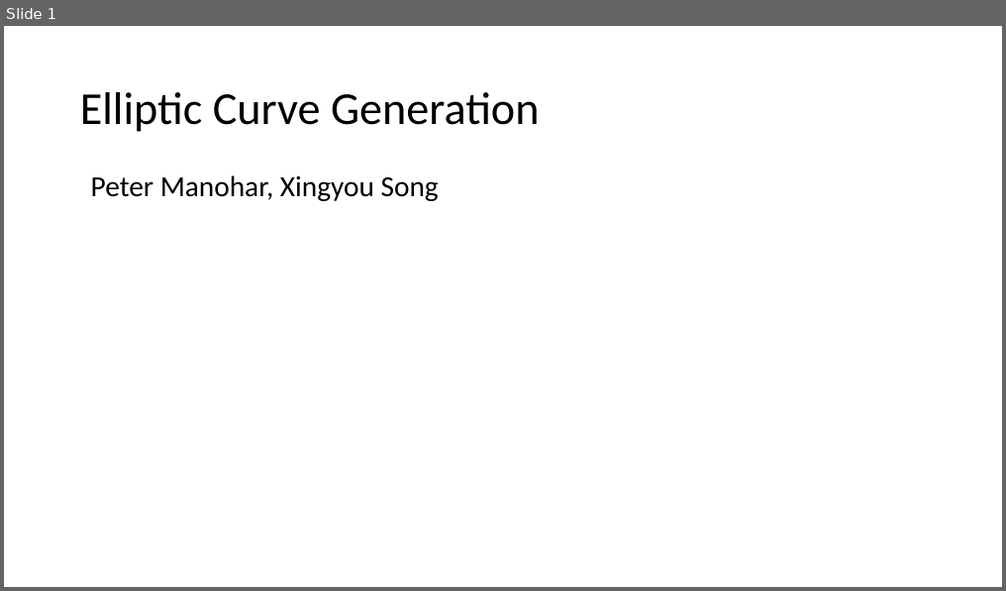
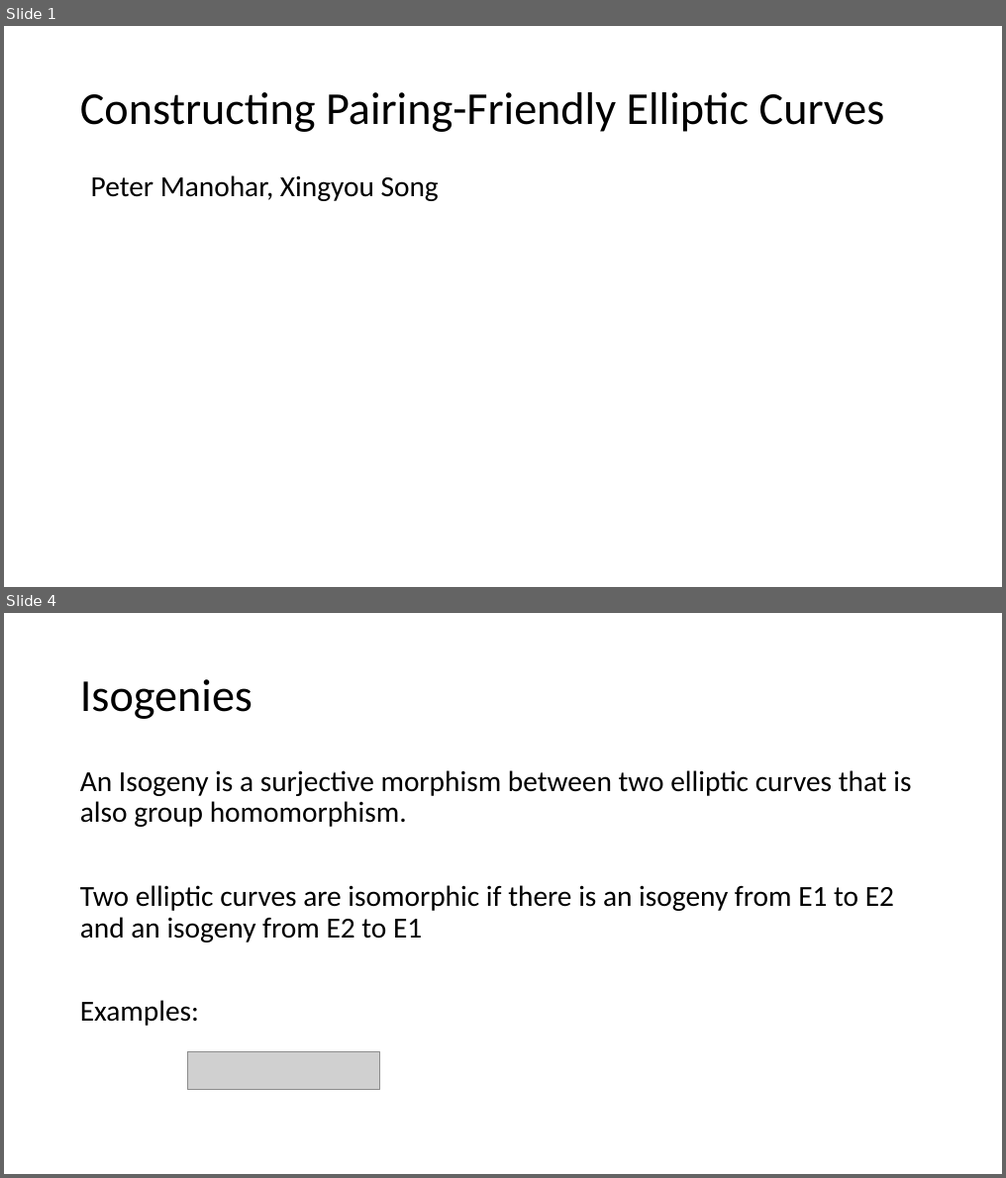
Before and after one commit to Srizzle/CS276-Project-Writeup, a slide deck: Presentation.ppt.pptx. Shown one above the other, each under a label of ours: slide 1 before the commit, slides 1 and 4 after it; the slides between them are not shown. The pictures are 1006x591 and 1006x1178 pixels, drawn with LibreOffice and Linux fonts; fonts in the diff are those of the drawing; grey boxes stand for pictures. Boxes give left, top, right and bottom in pixels: in the first picture for what was removed or moved away, otherwise in the second. Text is boxed around its words. In the diff, an @@ line names an element or a change of style, - is before the commit and + after.

```diff
--- a/Presentation.ppt.pptx
+++ b/Presentation.ppt.pptx
@@ slide 4 added at (4,613,1002,1174), background #FFFFFF @@
@@ title added at (80,679,252,719), 44 pt, text #000000 @@
+Isogenies
@@ text added at (80,770,911,1026), 28 pt, text #000000 @@
+An Isogeny is a surjective morphism between two elliptic curves that is also group homomorphism.
+Two elliptic curves are isomorphic if there is an isogeny from E1 to E2 and an isogeny from E2 to E1
+Examples:
@@ picture added at (187,1053,380,1090) @@
@@ slide 1 changed as well @@
@@ title at (80,92,885,132): text changed @@
-Elliptic Curve Generation
+Constructing Pairing-Friendly Elliptic Curves
```
Also in this commit, not shown: 7 other slides added, 1 slide removed, 8 other files.
